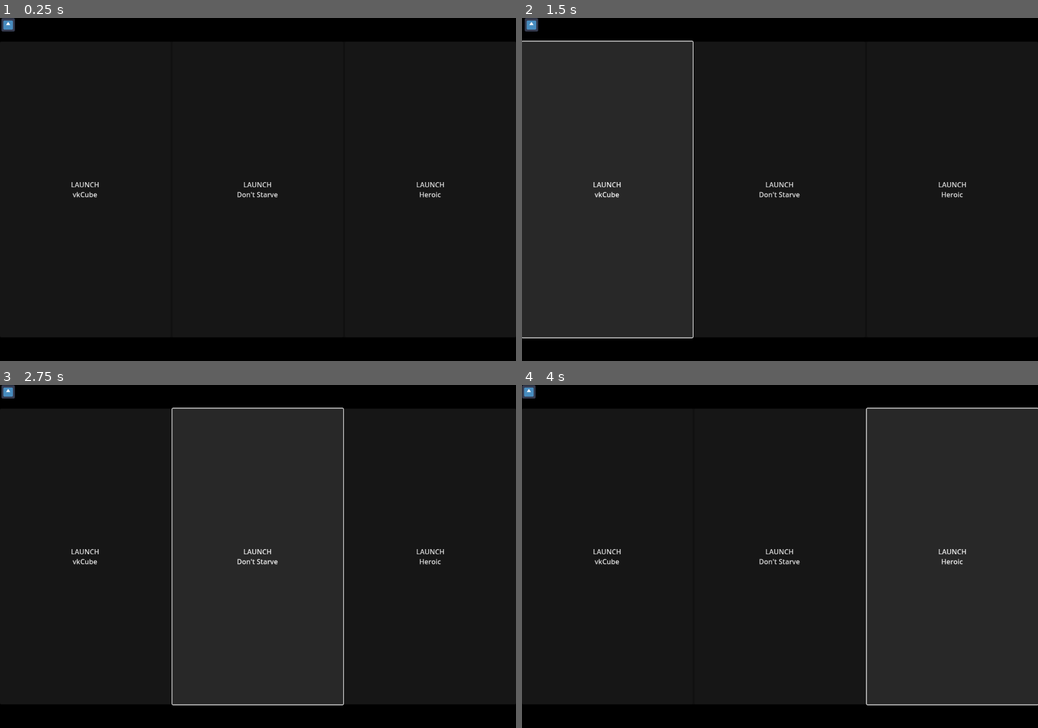
Above: before the commit, frames 1-4 (two rows, left to right).
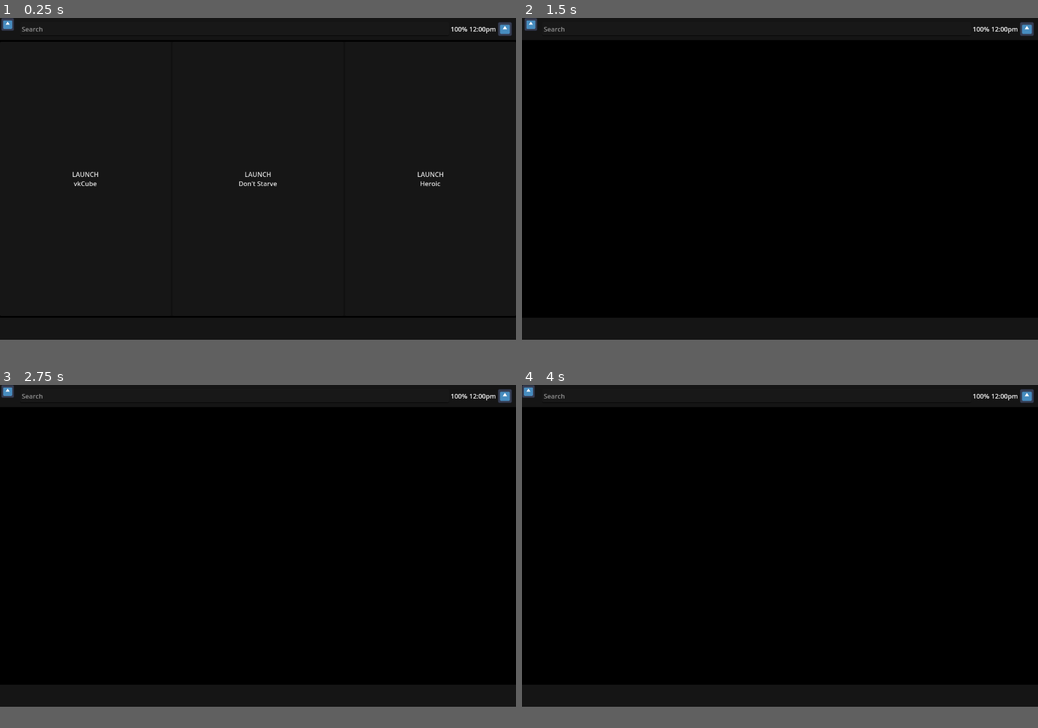
Above: after the commit, the same moments.

Repository: ShadowBlip/OpenGamepadUI
Game: Godot game, scene res://main.tscn
The game is run twice, just before and just after one commit, with the same random seed, the same clock (stepped at 60 frames per second) and the same inputs. The engine's default icon, where the game draws it, is replaced by a stand-in: a white triangle on a blue panel in a dark square.
Inputs (mouse positions are in pixels of both pictures, inside the frame that each line leads up to):
- Up to frame 1 (0.25 s): no input
- Up to frame 2 (1.5 s): click "LAUNCH vkCube" at 0.5 s; click (609, 189) at 1.25 s, where only the run before the commit has a clickable "LAUNCH vkCube"
- Up to frame 3 (2.75 s): click (258, 556) at 2 s, where only the run before the commit has a clickable "LAUNCH Don't Starve"
- Up to frame 4 (4 s): click (780, 556) at 2.75 s, where only the run before the commit has a clickable "LAUNCH Don't Starve"; click (950, 556) at 3.5 s, where only the run before the commit has a clickable "LAUNCH Heroic"
The window is 800x533 before the commit and 800x500 after it. Grey fills any space a smaller window leaves; there, only what the larger window draws over its background counts as a difference.

The runs differ from the first frame. In frame 1, 0.8% of the frame differs, in the area x 0-100%, y 0-53%; in frame 2, 28%; in frame 3, 28%, in the area x 0-100%, y 0-94%; in frame 4, 28%.

Commit message:
Add some placeholder UI

Diff:
--- a/core/systems/launcher/launcher.gd
+++ b/core/systems/launcher/launcher.gd
@@ -14,4 +14,5 @@
 	launch_manager.launch(cmd, args)
 
 	# TODO: Make this better
-	#parent.get_parent().get_parent().visible = false
+	for child in parent.get_parent().get_parent().get_children():
+		child.visible = false
--- /dev/null
+++ b/core/ui/contextbar.tscn
@@ -0,0 +1,21 @@
+[gd_scene load_steps=2 format=3 uid="uid://b4e4cgsvm0pkd"]
+
+[sub_resource type="StyleBoxFlat" id="StyleBoxFlat_x7a55"]
+bg_color = Color(0.0823529, 0.0823529, 0.0823529, 1)
+
+[node name="ContextBar" type="Control"]
+layout_mode = 3
+anchors_preset = 15
+anchor_right = 1.0
+anchor_bottom = 1.0
+grow_horizontal = 2
+grow_vertical = 2
+
+[node name="Panel" type="Panel" parent="."]
+anchors_preset = 15
+anchor_right = 1.0
+anchor_bottom = 1.0
+grow_horizontal = 2
+grow_vertical = 2
+size_flags_horizontal = 3
+theme_override_styles/panel = SubResource("StyleBoxFlat_x7a55")
--- a/core/ui/home.tscn
+++ b/core/ui/home.tscn
@@ -11,7 +11,6 @@
 grow_vertical = 2
 
 [node name="Panel" type="Panel" parent="."]
-layout_mode = 1
 anchors_preset = 15
 anchor_right = 1.0
 anchor_bottom = 1.0
@@ -19,7 +18,6 @@
 grow_vertical = 2
 
 [node name="HBoxContainer" type="HBoxContainer" parent="."]
-layout_mode = 1
 anchors_preset = 15
 anchor_right = 1.0
 anchor_bottom = 1.0
@@ -27,8 +25,7 @@
 grow_vertical = 2
 
 [node name="Button" type="Button" parent="HBoxContainer"]
-layout_mode = 2
-offset_right = 397.0
+offset_right = 424.0
 offset_bottom = 800.0
 size_flags_horizontal = 3
 text = "LAUNCH
@@ -38,9 +35,8 @@
 cmd = "vkcube"
 
 [node name="Button2" type="Button" parent="HBoxContainer"]
-layout_mode = 2
-offset_left = 401.0
-offset_right = 798.0
+offset_left = 428.0
+offset_right = 852.0
 offset_bottom = 800.0
 size_flags_horizontal = 3
 text = "LAUNCH
@@ -51,9 +47,8 @@
 args = PackedStringArray("steam://rungameid/219740")
 
 [node name="Button3" type="Button" parent="HBoxContainer"]
-layout_mode = 2
-offset_left = 802.0
-offset_right = 1200.0
+offset_left = 856.0
+offset_right = 1280.0
 offset_bottom = 800.0
 size_flags_horizontal = 3
 text = "LAUNCH
--- /dev/null
+++ b/core/ui/ingame.tscn
@@ -0,0 +1,7 @@
+[gd_scene format=3 uid="uid://deu6a6ouuxgob"]
+
+[node name="InGameMenu" type="Control"]
+layout_mode = 3
+anchors_preset = 15
+anchor_right = 1.0
+anchor_bottom = 1.0
--- a/core/ui/main.tscn
+++ /dev/null
@@ -1,7 +0,0 @@
-[gd_scene format=3 uid="uid://bqalvmqc8emxk"]
-
-[node name="main_menu" type="Control"]
-layout_mode = 3
-anchors_preset = 15
-anchor_right = 1.0
-anchor_bottom = 1.0
--- /dev/null
+++ b/core/ui/topbar.tscn
@@ -0,0 +1,74 @@
+[gd_scene load_steps=3 format=3 uid="uid://c522u0ublby0k"]
+
+[ext_resource type="Texture2D" uid="uid://djy4rejy21s6g" path="res://icon.svg" id="1_ynpun"]
+
+[sub_resource type="StyleBoxFlat" id="StyleBoxFlat_x7a55"]
+bg_color = Color(0.0823529, 0.0823529, 0.0823529, 1)
+
+[node name="TopBar" type="Control"]
+layout_mode = 3
+anchors_preset = 15
+anchor_right = 1.0
+anchor_bottom = 1.0
+grow_horizontal = 2
+grow_vertical = 2
+
+[node name="Panel" type="Panel" parent="."]
+anchors_preset = 15
+anchor_right = 1.0
+anchor_bottom = 1.0
+grow_horizontal = 2
+grow_vertical = 2
+size_flags_horizontal = 3
+theme_override_styles/panel = SubResource("StyleBoxFlat_x7a55")
+
+[node name="MarginContainer" type="MarginContainer" parent="."]
+anchors_preset = 15
+anchor_right = 1.0
+anchor_bottom = 1.0
+grow_horizontal = 2
+grow_vertical = 2
+theme_override_constants/margin_left = 50
+theme_override_constants/margin_right = 10
+
+[node name="HBoxContainer" type="HBoxContainer" parent="MarginContainer"]
+offset_left = 50.0
+offset_top = 382.0
+offset_right = 1270.0
+offset_bottom = 417.0
+grow_horizontal = 2
+grow_vertical = 2
+size_flags_vertical = 4
+
+[node name="SearchBar" type="TextEdit" parent="MarginContainer/HBoxContainer"]
+custom_minimum_size = Vector2(0, 35)
+offset_right = 1064.0
+offset_bottom = 35.0
+size_flags_horizontal = 3
+size_flags_vertical = 4
+placeholder_text = "Search"
+
+[node name="Label2" type="Label" parent="MarginContainer/HBoxContainer"]
+offset_left = 1068.0
+offset_top = 4.0
+offset_right = 1110.0
+offset_bottom = 30.0
+text = "100%"
+
+[node name="Label" type="Label" parent="MarginContainer/HBoxContainer"]
+offset_left = 1114.0
+offset_top = 4.0
+offset_right = 1181.0
+offset_bottom = 30.0
+text = "12:00pm"
+
+[node name="TextureRect" type="TextureRect" parent="MarginContainer/HBoxContainer"]
+custom_minimum_size = Vector2(35, 35)
+offset_left = 1185.0
+offset_right = 1220.0
+offset_bottom = 35.0
+size_flags_horizontal = 4
+size_flags_vertical = 4
+texture = ExtResource("1_ynpun")
+ignore_texture_size = true
+stretch_mode = 4
--- a/main.tscn
+++ b/main.tscn
@@ -1,9 +1,11 @@
-[gd_scene load_steps=8 format=3 uid="uid://ccaxo42gq5r1"]
+[gd_scene load_steps=10 format=3 uid="uid://ccaxo42gq5r1"]
 
 [ext_resource type="Script" path="res://main.gd" id="1_4l3sd"]
 [ext_resource type="PackedScene" uid="uid://ctu7mqhywnopb" path="res://core/systems/launcher/launch_manager.tscn" id="2_bsexb"]
 [ext_resource type="PackedScene" uid="uid://d4nia8vaynf48" path="res://core/ui/home.tscn" id="2_ysfw8"]
+[ext_resource type="PackedScene" uid="uid://c522u0ublby0k" path="res://core/ui/topbar.tscn" id="3_nnt7i"]
 [ext_resource type="Texture2D" uid="uid://djy4rejy21s6g" path="res://icon.svg" id="3_oabh5"]
+[ext_resource type="PackedScene" uid="uid://b4e4cgsvm0pkd" path="res://core/ui/contextbar.tscn" id="5_3870e"]
 
 [sub_resource type="Animation" id="Animation_gvlwc"]
 length = 0.001
@@ -53,26 +55,51 @@
 
 [node name="LaunchManager" parent="." instance=ExtResource("2_bsexb")]
 
-[node name="MarginContainer" type="MarginContainer" parent="."]
+[node name="VBoxContainer" type="VBoxContainer" parent="."]
+layout_mode = 1
 anchors_preset = 15
 anchor_right = 1.0
 anchor_bottom = 1.0
 grow_horizontal = 2
 grow_vertical = 2
-theme_override_constants/margin_top = 55
-theme_override_constants/margin_bottom = 55
 
-[node name="HomeMenu" parent="MarginContainer" instance=ExtResource("2_ysfw8")]
+[node name="TopBar" parent="VBoxContainer" instance=ExtResource("3_nnt7i")]
+custom_minimum_size = Vector2(0, 55)
+layout_mode = 2
 anchors_preset = 0
 anchor_right = 0.0
 anchor_bottom = 0.0
-offset_top = 55.0
-offset_right = 1200.0
-offset_bottom = 745.0
+offset_right = 1280.0
+offset_bottom = 55.0
+grow_horizontal = 1
+grow_vertical = 1
+
+[node name="HomeMenu" parent="VBoxContainer" instance=ExtResource("2_ysfw8")]
+layout_mode = 2
+anchors_preset = 0
+anchor_right = 0.0
+anchor_bottom = 0.0
+offset_top = 59.0
+offset_right = 1280.0
+offset_bottom = 741.0
+grow_horizontal = 1
+grow_vertical = 1
+size_flags_vertical = 3
+
+[node name="ContextBar" parent="VBoxContainer" instance=ExtResource("5_3870e")]
+custom_minimum_size = Vector2(0, 55)
+layout_mode = 2
+anchors_preset = 0
+anchor_right = 0.0
+anchor_bottom = 0.0
+offset_top = 745.0
+offset_right = 1280.0
+offset_bottom = 800.0
 grow_horizontal = 1
 grow_vertical = 1
 
 [node name="TextureRect" type="TextureRect" parent="."]
+layout_mode = 0
 offset_right = 128.0
 offset_bottom = 128.0
 scale = Vector2(0.25, 0.25)
--- a/project.godot
+++ b/project.godot
@@ -40,7 +40,7 @@
 
 [display]
 
-window/size/viewport_width=1200
+window/size/viewport_width=1280
 window/size/viewport_height=800
 window/size/borderless=true
 window/size/always_on_top=true
